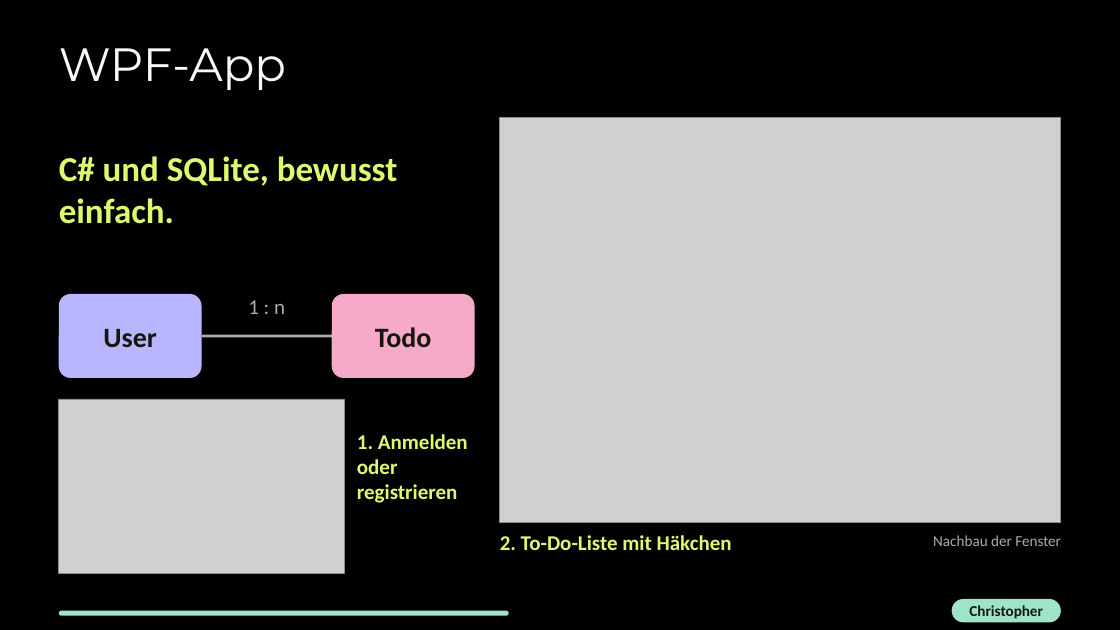
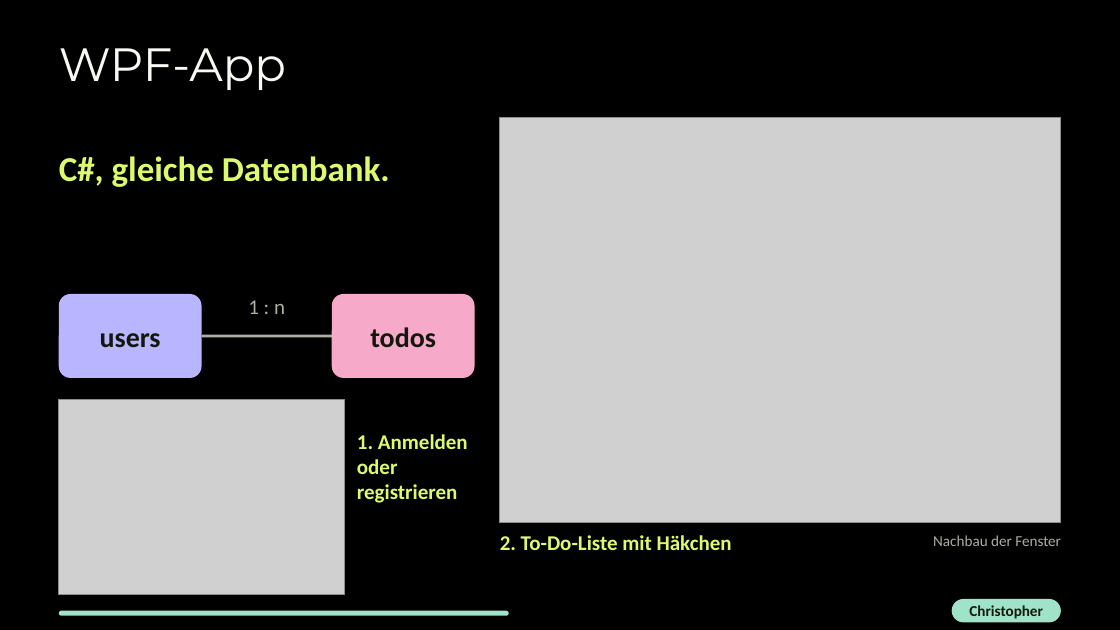
Before and after one commit to alexlearns3/To-Do, a slide deck: slide 13 of Präsi/Präsi ToDOProjekt (neu).pptx. Drawn at 1120x630 pixels with LibreOffice and Linux fonts; fonts in the diff are those of the drawing; grey boxes stand for pictures. Boxes give left, top, right and bottom in pixels: in the first picture for what was removed or moved away, otherwise in the second. Text is boxed around its words. In the diff, an @@ line names an element or a change of style, - is before the commit and + after.

Commit message:
Alex: docs: Praesentation auf aktuellen Stand gebracht
Neue App-Bilder, Turso-Datenbank und aktuelle Zahlen aus dem Repository.

```diff
--- a/Präsi/Präsi ToDOProjekt (neu).pptx
+++ b/Präsi/Präsi ToDOProjekt (neu).pptx
@@ text at [59,156,390,187]: text changed @@
-C# und SQLite, bewusst einfach.
+C#, gleiche Datenbank.
@@ text in rounded rectangle at [370,327,436,347]: text changed @@
-Todo
+todos
@@ text in rounded rectangle at [100,333,161,348]: text changed @@
-User
+users
@@ picture: place and size @@
-picture at [59,399,344,574]
+picture at [59,399,344,595]
```
Also in this commit, not shown: 4 other slides changed.
